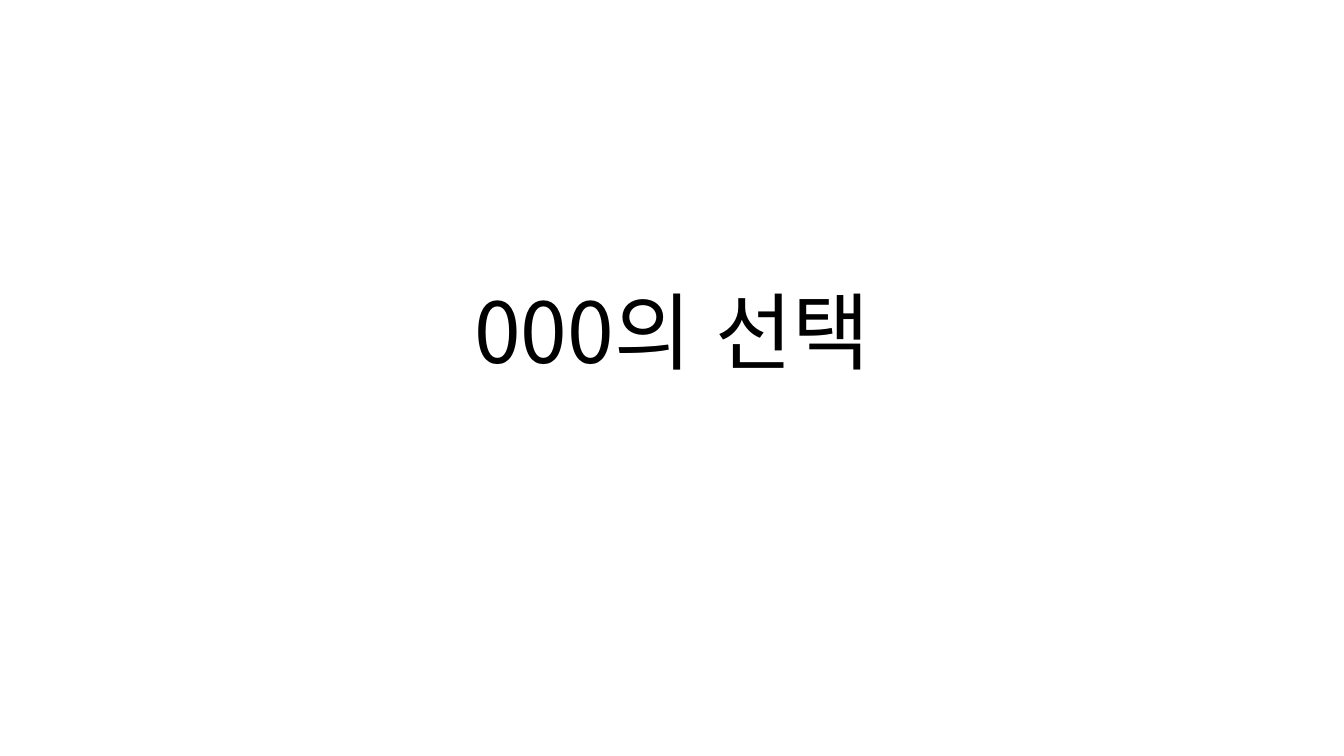
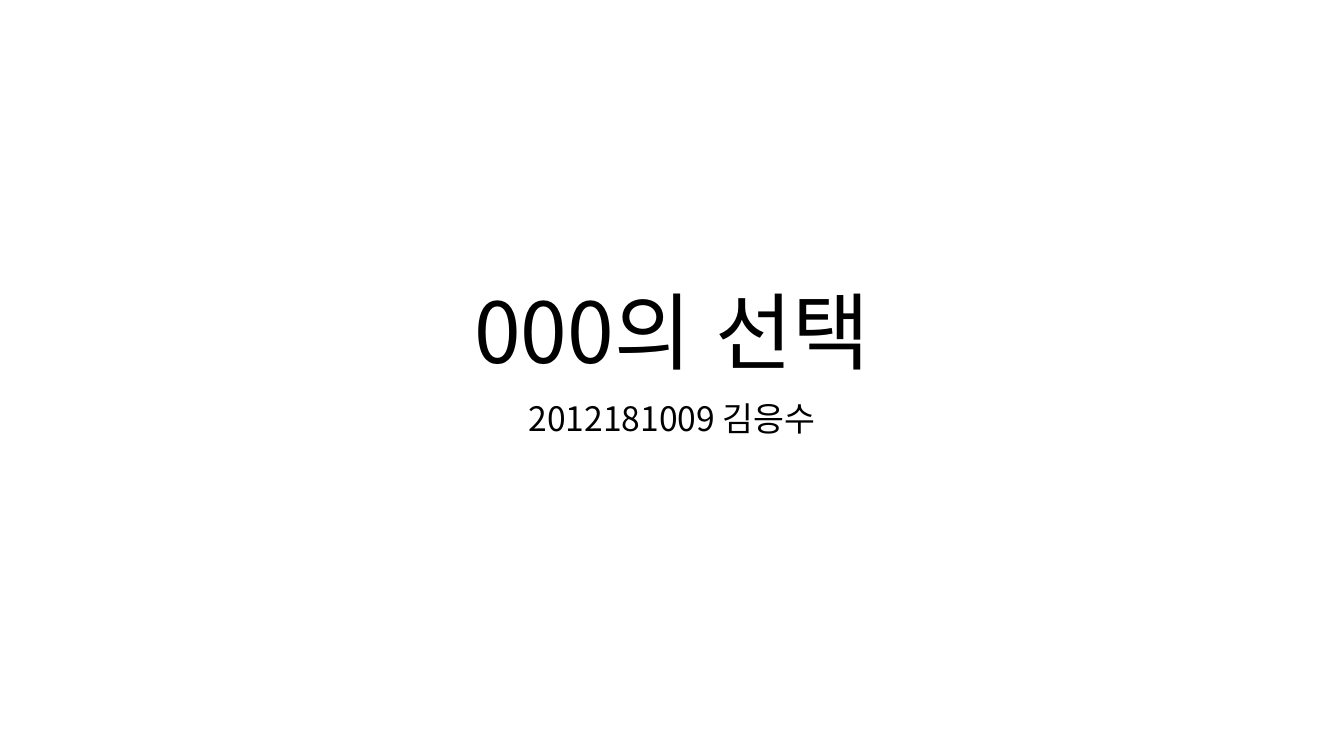
Before and after one commit to hopedream054/GSE_KIMEUNGSU_1_2012181009, a slide deck: slide 1 of 000의 선택.pptx. Drawn at 1344x756 pixels with LibreOffice and Linux fonts; fonts in the diff are those of the drawing. Boxes give left, top, right and bottom in pixels: in the first picture for what was removed or moved away, otherwise in the second. Text is boxed around its words. In the diff, an @@ line names an element or a change of style, - is before the commit and + after.

Commit message:
Add files via upload
더 트루 기획서 000의 선택 2012181009김응수

```diff
--- a/000의 선택.pptx
+++ b/000의 선택.pptx
@@ subtitle added at box(529, 403, 816, 434), 24 pt, text #000000 @@
+2012181009 김응수
```
Also in this commit, not shown: 1 other slide changed.
